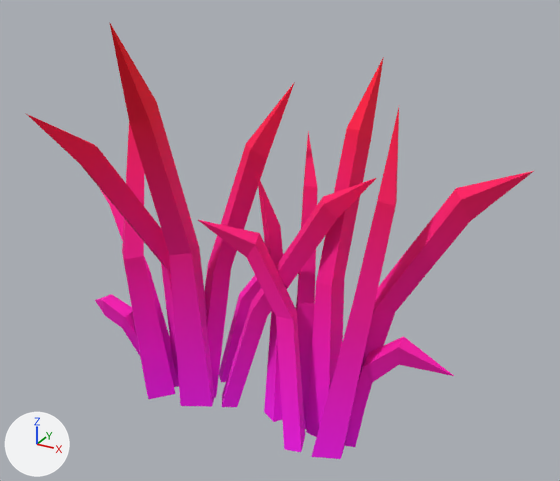
A saved change to the glTF model assets/synty/synty-plant-grass-04.gltf.
Rendered twice from a 50 mm camera at (0.612, -0.984, 0.862) aimed at (0.057, 0.026, 0.358). Lighting does not change. The marker at lower left points along +X, +Y and +Z. The picture after the commit comes second. Vertices at exactly the same position are counted once.

In view in the first picture: 'SM_Plant_Grass_04'.
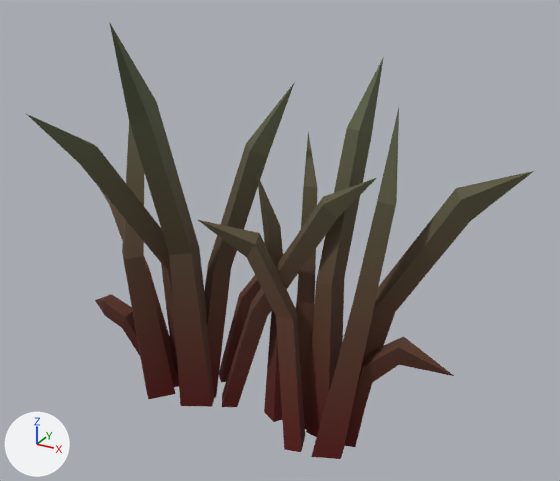
Boxes [x1, y1, x2, y2] around the edits, measured in the pictures (560 x 481 px):
'SM_Plant_Grass_04', surface changed, recoloured (darker)
    both: [27, 23, 534, 459]
part 1 of me_sm_plant_grass_04, recoloured (darker)
    both: [91, 132, 460, 431]
part 2 of me_sm_plant_grass_04, recoloured (pink to red)
    both: [95, 256, 399, 459]
part 3 of me_sm_plant_grass_04, recoloured (darker)
    both: [27, 23, 534, 315]

The change, as a diff of the scene's bpy script:
```diff
--- a/assets/synty/synty-plant-grass-04.gltf.py
+++ b/assets/synty/synty-plant-grass-04.gltf.py
@@ img_image_0 @@
+img_image_0 = load_image('Image_0', '_unpacked/Image_0', 512, 512, 'sRGB')
@@ mat_tree @@
 n0 = _N.new('ShaderNodeBsdfPrincipled'); n0.name = 'Principled BSDF'
 n1 = _N.new('ShaderNodeOutputMaterial'); n1.name = 'Material Output'
+n3 = _N.new('ShaderNodeMix'); n3.name = 'Mix'
+n3.data_type = 'RGBA'
+n3.blend_type = 'MULTIPLY'
+n3.inputs[0].default_value = 1.0  # 'Factor'
 n2 = _N.new('ShaderNodeVertexColor'); n2.name = 'Color Attribute'
+n4 = _N.new('ShaderNodeTexImage'); n4.name = 'Image Texture'
+n4.image = img_image_0
 _L.new(n0.outputs[0], n1.inputs[0])  # 'BSDF' to 'Surface'
-_L.new(n2.outputs[0], n0.inputs[0])  # 'Color' to 'Base Color'
+_L.new(n3.outputs[2], n0.inputs[0])  # 'Result' to 'Base Color'
+_L.new(n2.outputs[0], n3.inputs[7])  # 'Color' to 'B'
+_L.new(n4.outputs[0], n3.inputs[6])  # 'Color' to 'A'
@@ me_sm_plant_grass_04 @@
 me_sm_plant_grass_04.from_pydata(...)  # 195 vertices, 330 faces; spans x -0.409..0.409, y -0.186..0.186, z 0.022..0.716
 # used by ob_sm_plant_grass_04; location = (0.0, 0.0, 0.0)
+# me_sm_plant_grass_04 part 1: 99 faces centred in x -0.359..0.306, y -0.053..0.16, z 0.2..0.372 are repainted in the vertex colours; the middle colour goes from pink #ff009b to pink #ffabab
+# me_sm_plant_grass_04 part 2: 153 faces centred in x -0.296..0.306, y -0.047..0.124, z 0.022..0.204 are repainted in the vertex colours; the middle colour goes from pink #ff00f3 to red #ff1b1b
+# me_sm_plant_grass_04 part 3: 78 faces centred in x -0.305..0.356, y -0.142..0.153, z 0.365..0.628 are repainted in the vertex colours; the middle colour goes from pink #ff005a to pale pink #ffe5e5
 me_sm_plant_grass_04.materials.append(mat_tree)
```
